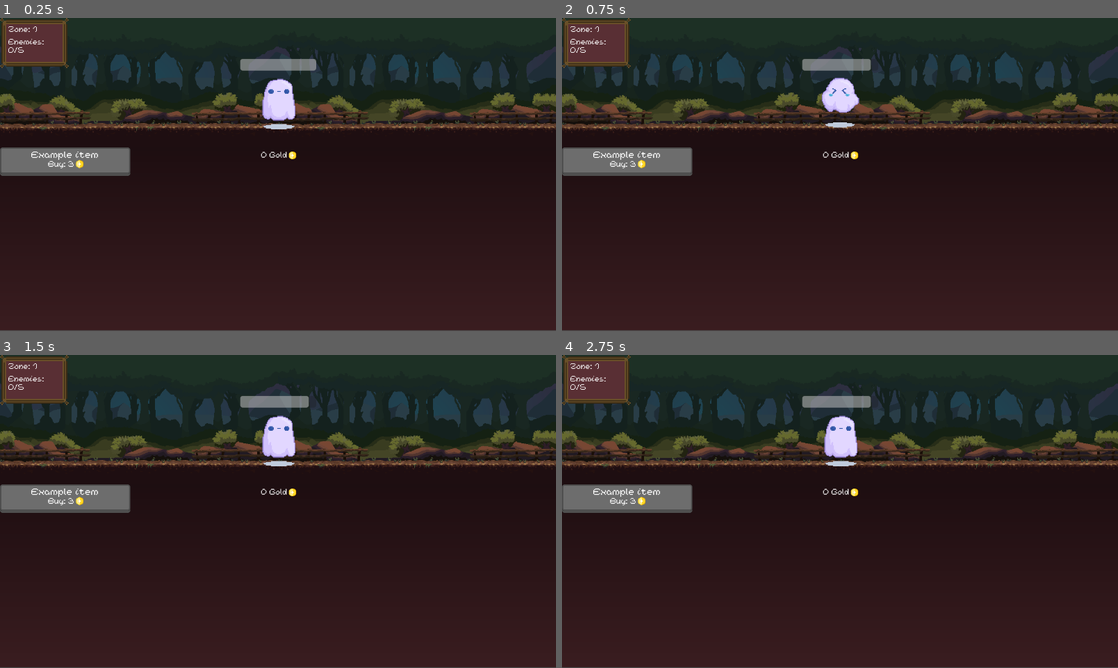
Above: before the commit, frames 1-4 (two rows, left to right).
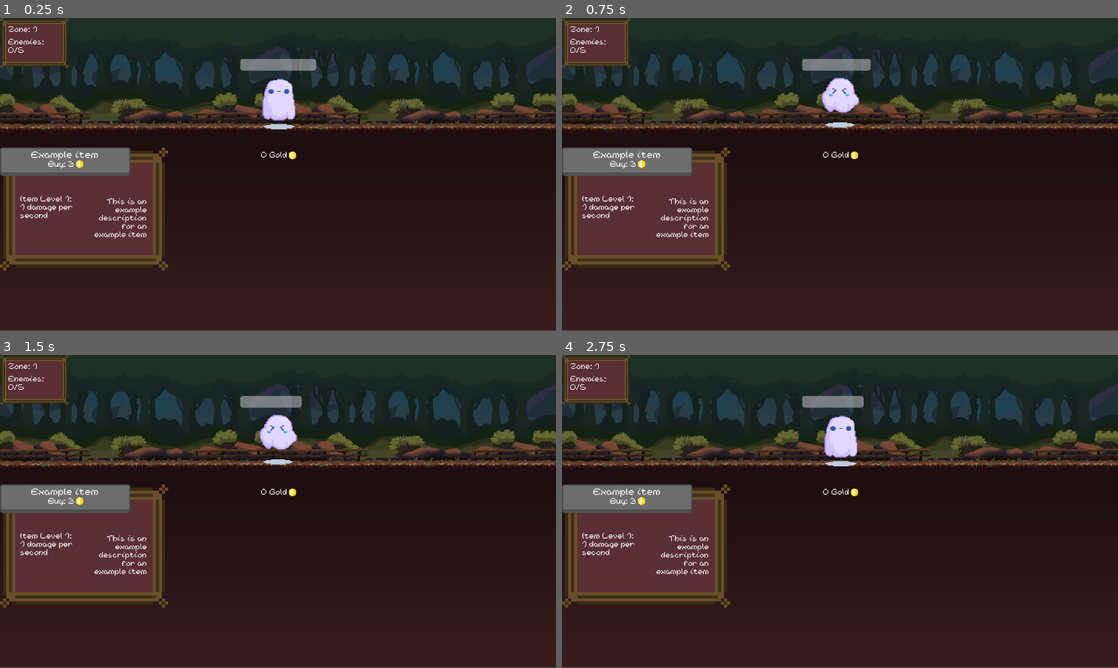
Above: after the commit, the same moments.

Repository: TTTaevas/SwordVenture
Game: Godot game, scene res://game.tscn
The game is run twice, just before and just after one commit, with the same random seed, the same clock (stepped at 60 frames per second) and the same inputs.
Inputs (mouse positions are in pixels of both pictures, inside the frame that each line leads up to):
- Up to frame 1 (0.25 s): no input
- Up to frame 2 (0.75 s): tap Enter at 0.5 s; move the mouse to (840, 102) at 0.52 s; click (840, 102) at 0.67 s
- Up to frame 3 (1.5 s): tap Space at 1.25 s; move the mouse to (166, 527) at 1.27 s; click (166, 527) at 1.42 s
- Up to frame 4 (2.75 s): tap Enter at 2 s; move the mouse to (895, 442) at 2.02 s; click (895, 442) at 2.17 s

The runs differ from the first frame. In frame 1, 8.6% of the frame differs, in the area x 0-31%, y 0-81%; in frame 2, 8.6%; in frame 3, 9.0%, in the area x 0-56%, y 0-81%; in frame 4, 8.6%.

Commit message:
coming up with commit messages is tiring

Diff:
--- a/Enemy.gd
+++ b/Enemy.gd
@@ -1,4 +1,6 @@
 extends Area2D
+
+signal enemy_death
 
 var enemy_sprite := {
 	normal = "",
@@ -10,12 +12,11 @@
 var mouse_on_sprite := false
 
 var healthbar = preload("res://health.tscn")
+var found_dead := false
+var latest_click := Time.get_unix_time_from_system()
 
-signal enemy_death
-var found_dead := false
-var max_health := 10
-var health := max_health
-var latest_click := Time.get_unix_time_from_system()
+var max_health: int
+var health: int
 
 func createShape(x: int, y: int, offset: int):
 	var blob_shape = RectangleShape2D.new()
@@ -40,35 +41,38 @@
 	add_child(bar)
 
 func _ready():
+	if health <= 0 or max_health <= 0:
+		health = 10
+		max_health = 10
+
 	var sprite := Sprite2D.new()
+	sprite.name = "Sprite"
 	sprite.texture = enemy_sprite.normal
-	sprite.name = "Sprite"
 	add_child(sprite)
 	add_child(enemy_sprite.collision)
 	global_position = Vector2(-500, 214 + enemy_sprite.offset)
 
 func _process(_delta):
-	if get_parent() != null and get_parent().animation_ongoing == true:
+	if "animation_ongoing" in get_parent() and get_parent().animation_ongoing == true:
 		return
 
 	var new_position := get_viewport_rect().size
 	new_position.x /= 2
 
-	if get_parent() != null:
-		var enemies := get_parent().find_children("", "Area2D", false, false)
-		var i := enemies.find(self)
-		var p := enemies.size() - 1
-		if p & 1 == 1:
-			new_position.x -= 100
+	var enemies := get_parent().find_children("", "Area2D", false, false)
+	var i := enemies.find(self)
+	var p := enemies.size() - 1
+	if p & 1 == 1:
+		new_position.x -= 100
 
-		@warning_ignore("integer_division")
-		while i < p / 2:
-			new_position.x -= 200
-			i += 1
-		@warning_ignore("integer_division")
-		while i > p / 2:
-			new_position.x += 200
-			i -= 1
+	@warning_ignore("integer_division")
+	while i < p / 2:
+		new_position.x -= 200
+		i += 1
+	@warning_ignore("integer_division")
+	while i > p / 2:
+		new_position.x += 200
+		i -= 1
 
 	global_position.x = new_position.x
 
@@ -80,8 +84,10 @@
 func _input(ev):
 	if ev is InputEventMouseButton and ev.button_index == MOUSE_BUTTON_LEFT:
 		if ev.pressed and mouse_on_sprite and health > 0:
-			health -= get_parent().level
-			get_parent().experience += 1
+			health -= get_parent().level if "level" in get_parent() else 1
+			if "experience" in get_parent():
+				get_parent().experience += 1
+
 			var click_time := Time.get_unix_time_from_system()
 			latest_click = click_time
 			$Sprite.texture = enemy_sprite.get("hurt")
--- a/background.gd
+++ b/background.gd
@@ -24,6 +24,7 @@
 
 		for i in len(elements):
 			var e = elements[i]
+			@warning_ignore("integer_division")
 			e.position.x -= speed / ((i / 2) + 1)
 
 		for i in enemies:
--- a/enemy_screen.gd
+++ b/enemy_screen.gd
@@ -1,6 +1,9 @@
 extends Node2D
 
+signal gold_change
+
 var enemy = preload("res://enemy.tscn")
+var max_health = 10
 var zone = 1
 var enemies_to_progress = 5
 var enemies_killed = 0
@@ -8,8 +11,6 @@
 var level = 1
 var experience = 0
 var max_exp = 10
-
-var gold = 0
 
 var animation_ongoing := false
 
@@ -24,7 +25,7 @@
 
 func death(e):
 	enemies_killed += 1
-	gold += round(e.max_health / 10)
+	gold_change.emit(max(1, round(e.max_health / 10)))
 	experience += zone
 	$Status.find_child("Enemies").text = "Enemies:
 		%s/%s" % [enemies_killed, enemies_to_progress]
@@ -54,6 +55,9 @@
 func spawn_monster():
 	var monster := enemy.instantiate()
 	monster.connect("enemy_death", death)
+	var i = round((randf_range(max_health / 1.2, max_health * 1.2)) * zone)
+	monster.max_health = i
+	monster.health = i
 	add_child(monster)
 
 	var max_enemies = floor(get_viewport_rect().size.x / 200)
--- /dev/null
+++ b/game.gd
@@ -0,0 +1,25 @@
+extends Node2D
+
+var gold = 0
+var game_clock = 0
+var second_last_damaged = -1
+
+func _ready():
+	$Enemy_screen.connect("gold_change", func(i): gold += i)
+	$Shop.connect("gold_change", func(i): gold -= i)
+
+func _process(delta):
+	game_clock += delta
+	if int(game_clock) != second_last_damaged:
+		second_last_damaged = int(game_clock)
+
+		var enemies = $Enemy_screen.find_children("", "Area2D", false, false)
+		enemies = enemies.filter(func(i): return i.health > 0)
+
+		var dps = 0
+		var items = $Shop.bought_items
+		for i in items:
+			dps += i.dps
+
+		if dps != null and enemies.size() > 0:
+			enemies[0].health -= dps
--- a/game.tscn
+++ b/game.tscn
@@ -1,9 +1,11 @@
-[gd_scene load_steps=3 format=3 uid="uid://wjr5471kp4hn"]
+[gd_scene load_steps=4 format=3 uid="uid://wjr5471kp4hn"]
 
+[ext_resource type="Script" path="res://game.gd" id="1_5u8fi"]
 [ext_resource type="PackedScene" uid="uid://f06seee5et7e" path="res://enemy_screen.tscn" id="1_gl7b4"]
 [ext_resource type="PackedScene" uid="uid://pdloxy5lmu86" path="res://shop.tscn" id="2_1ybcm"]
 
 [node name="Game" type="Node2D"]
+script = ExtResource("1_5u8fi")
 
 [node name="Enemy_screen" parent="." instance=ExtResource("1_gl7b4")]
 
--- a/project.godot
+++ b/project.godot
@@ -22,5 +22,6 @@
 
 [rendering]
 
+textures/canvas_textures/default_texture_filter=0
 renderer/rendering_method="gl_compatibility"
 renderer/rendering_method.mobile="gl_compatibility"
--- a/shop.gd
+++ b/shop.gd
@@ -1,17 +1,19 @@
 extends Node2D
 
-var shop_entry = preload("res://shop_button.tscn")
+signal gold_change
 
-var gold := 0
+var shop_item = preload("res://shop_item.tscn")
+
+var bought_items = []
 
 func _ready():
-	var item := shop_entry.instantiate()
-	item.find_child("Item").text = "Example item"
+	var item := shop_item.instantiate()
+	item.i_name = "Example item"
+	item.price = 3
+	item.connect("buy", buy)
 	add_child(item)
 
 func _process(_delta):
-	gold = get_parent().find_child("Enemy_screen").gold
-
 	var screen := get_viewport_rect().size
 	$Background.size.x = screen.x
 	$Background.size.y = screen.y - 300
@@ -19,4 +21,11 @@
 	var gs_width = $GoldSprite.texture.get_width() * $GoldSprite.scale.x
 	$Gold.position.x = (screen.x / 2) - ($Gold.size.x / 2) - (gs_width / 2)
 	$GoldSprite.position.x = $Gold.position.x + $Gold.size.x + 12
-	$Gold.text = "%s Gold" % gold
+	$Gold.text = "%s Gold" % get_parent().gold
+
+func buy(item, price):
+	gold_change.emit(price)
+
+	var arr = bought_items.filter(func(i): return i.name != item.name)
+	arr.push_back(item)
+	bought_items = arr
--- a/shop_button.gd
+++ b/shop_button.gd
@@ -1,23 +1,19 @@
 extends TextureButton
 
+signal buy
+
 var psed := false
-var gold := 0
-var price = 3
+
+func _ready():
+	$Item.text = get_parent().i_name
 
 func _process(_delta):
-	gold = get_parent().gold
-
-	if gold < price:
-		disabled = true
-	elif disabled:
-		disabled = false
-
 	$Item.position.x = (size.x / 2) - ($Item.size.x / 2)
 	var gs_width = $GoldSprite.texture.get_width() * $GoldSprite.scale.x
 	$Price.position.x = (size.x / 2) - ($Price.size.x / 2) - (gs_width / 2)
 	$GoldSprite.position.x = $Price.position.x + $Price.size.x + 12
 
-	$Price.text = "Buy: %s" % price
+	$Price.text = "Buy: %s" % get_parent().price
 
 	if button_pressed and psed == false:
 		psed = true
@@ -31,4 +27,4 @@
 			i.position.y -= 5
 
 func _pressed():
-	print("aaaaa")
+	buy.emit()
--- /dev/null
+++ b/shop_item.gd
@@ -0,0 +1,28 @@
+extends Control
+
+signal buy
+
+var shop_entry = preload("res://shop_button.tscn")
+var i_name = ""
+var dps = 1
+var price = 0
+
+func _ready():
+	var item := shop_entry.instantiate()
+	item.connect("buy", purchase)
+	item.find_child("Item").text = i_name
+	add_child(item)
+
+func _process(_delta):
+	if get_parent().get_parent().gold < price:
+		$Shop_button.disabled = true
+	elif $Shop_button.disabled == true:
+		$Shop_button.disabled = false
+
+#	$Shop_button.position.x = $Border.size.x - $Border.position.x
+#	print($Shop_button.position.x)
+
+func purchase():
+	buy.emit({"name": i_name, "dps": dps}, price)
+	price = round(price * 1.5)
+	dps *= 3
--- /dev/null
+++ b/shop_item.tscn
@@ -0,0 +1,50 @@
+[gd_scene load_steps=4 format=3 uid="uid://dl5rmi22ns2e2"]
+
+[ext_resource type="Texture2D" uid="uid://dwj7nmugh8so0" path="res://sprites/borders.png" id="1_gwa5r"]
+[ext_resource type="Script" path="res://shop_item.gd" id="1_haocx"]
+[ext_resource type="LabelSettings" uid="uid://cpuux455m0mhe" path="res://font.tres" id="2_06b2j"]
+
+[node name="Shop_item" type="Control"]
+layout_mode = 3
+anchors_preset = 0
+offset_right = 40.0
+offset_bottom = 40.0
+script = ExtResource("1_haocx")
+
+[node name="Background" type="ColorRect" parent="."]
+layout_mode = 0
+offset_left = 22.0
+offset_top = 22.0
+offset_right = 360.0
+offset_bottom = 258.0
+color = Color(0.34902, 0.184314, 0.203922, 1)
+
+[node name="Border" type="TextureRect" parent="."]
+layout_mode = 0
+offset_right = 387.0
+offset_bottom = 297.0
+texture = ExtResource("1_gwa5r")
+expand_mode = 1
+stretch_mode = 4
+
+[node name="Future_Stats" type="Label" parent="."]
+layout_mode = 0
+offset_left = 47.0
+offset_top = 111.0
+offset_right = 163.0
+offset_bottom = 163.0
+text = "Item Level 1:
+1 damage per
+second"
+label_settings = ExtResource("2_06b2j")
+
+[node name="Description" type="Label" parent="."]
+layout_mode = 0
+offset_left = 206.0
+offset_top = 117.0
+offset_right = 339.0
+offset_bottom = 224.0
+text = "This is an example description for an example item"
+label_settings = ExtResource("2_06b2j")
+horizontal_alignment = 2
+autowrap_mode = 3
--- a/status.tscn
+++ b/status.tscn
@@ -12,9 +12,9 @@
 [node name="Background" type="ColorRect" parent="."]
 layout_mode = 0
 offset_left = 14.0
-offset_top = 14.0
+offset_top = 13.0
 offset_right = 144.0
-offset_bottom = 101.0
+offset_bottom = 102.0
 color = Color(0.34902, 0.184314, 0.203922, 1)
 
 [node name="Border" type="TextureRect" parent="."]
